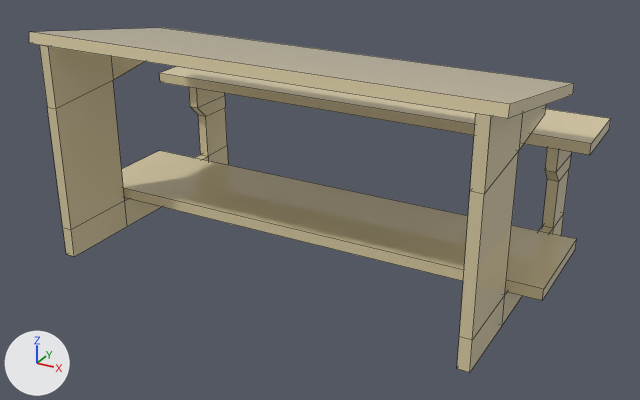
What one commit did to the FBX model Assets/Art/table_01.fbx.
Both versions are drawn from a 50 mm camera at (1.08, -1.926, 1.119) aimed at (0.028, -0.014, 0.163). The lights are fixed; the arrows at lower left show +X, +Y and +Z. Mesh edges are drawn as thin lines. Where no turn or scale is listed for an object, it has been applied to the vertices.

Names of what the first picture shows: 'table_01'.
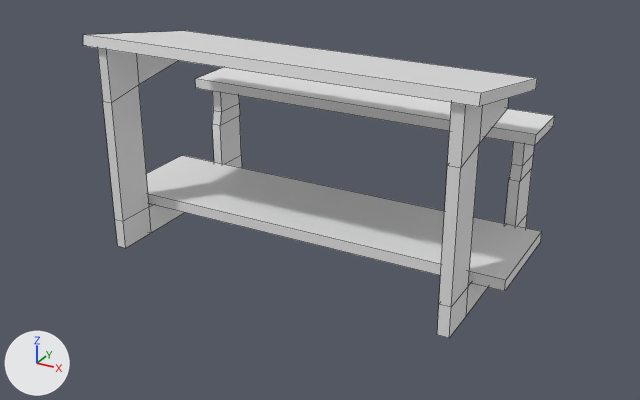
Changed parts and their boxes [x1, y1, x2, y2] in the pictures (640 x 400 px; the box of a moved part takes in the faces that stretch with it):
```json
{"object": "table_01", "change": "recoloured, reshaped", "before": [29, 28, 611, 373], "after": [83, 31, 555, 338], "on screen": "19% narrower, 11% shorter"}
{"part": 1, "of": "me_table_01_ncl1_1", "change": "moved or reshaped", "before": [159, 67, 611, 155], "after": [195, 67, 555, 146]}
{"part": 2, "of": "me_table_01_ncl1_1", "change": "moved or reshaped", "before": [122, 151, 576, 301], "after": [146, 155, 542, 291]}
{"part": 3, "of": "me_table_01_ncl1_1", "change": "moved or reshaped", "before": [29, 28, 574, 373], "after": [83, 31, 537, 338]}
```

The change, as JSON lines over the scene's bpy script:
```json
{"block": "me_table_01_ncl1_1", "where": "# used by ob_table_01; location = (0.0, 0.0, 0.0)"}
{"op": "remove", "block": "me_table_01_ncl1_1", "code": "me_table_01_ncl1_1.from_pydata(...)  # 104 vertices, 94 faces; spans x -0.67..0.67, y -0.35..0.434, z 0.0..0.613"}
{"op": "remove", "block": "me_table_01_ncl1_1", "code": "me_table_01_ncl1_1.materials.append(mat_table_wood_01)  # beige #dccea6"}
{"op": "add", "block": "me_table_01_ncl1_1", "code": "me_table_01_ncl1_1.from_pydata(...)  # 104 vertices, 94 faces; spans x -0.58..0.58, y -0.255..0.384, z 0.0..0.596"}
{"block": "me_table_01_ncl1_1", "change": "me_table_01_ncl1_1 part 1: the loose piece of 8 vertices spanning x -0.67..0.67, y 0.21..0.434, z 0.335..0.365 is scaled about its middle by (0.794, 0.777, 1), then moved by (0.0, -0.025, 0.0)"}
{"block": "me_table_01_ncl1_1", "change": "me_table_01_ncl1_1 part 2: the loose piece of 8 vertices spanning x -0.67..0.67, y -0.117..0.182, z 0.085..0.115 is scaled about its middle by (0.866, 1, 1)"}
{"block": "me_table_01_ncl1_1", "change": "me_table_01_ncl1_1 part 3: 88 of 104 vertices moved; they spanned x -0.62..0.62, y -0.35..0.396, z 0.0..0.613 and now span x -0.53..0.53, y -0.255..0.346, z 0.0..0.596; mean shift (0.0, 0.006, -0.001); largest move (0.585, -0.35, 0.585) -> (0.495, -0.242, 0.576)"}
```
